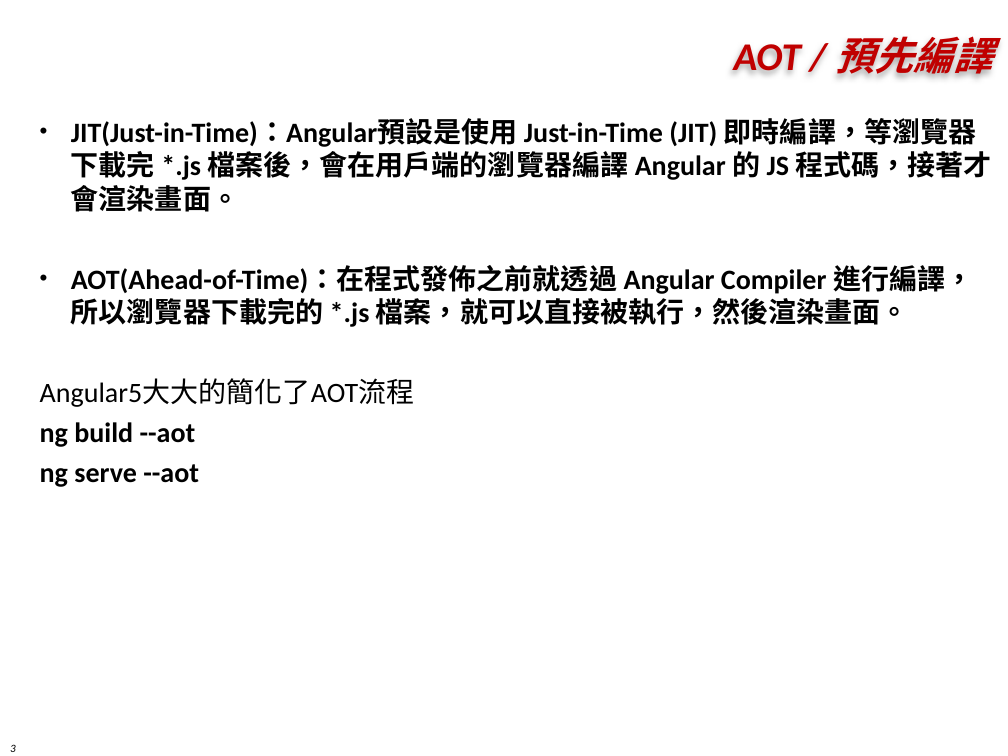
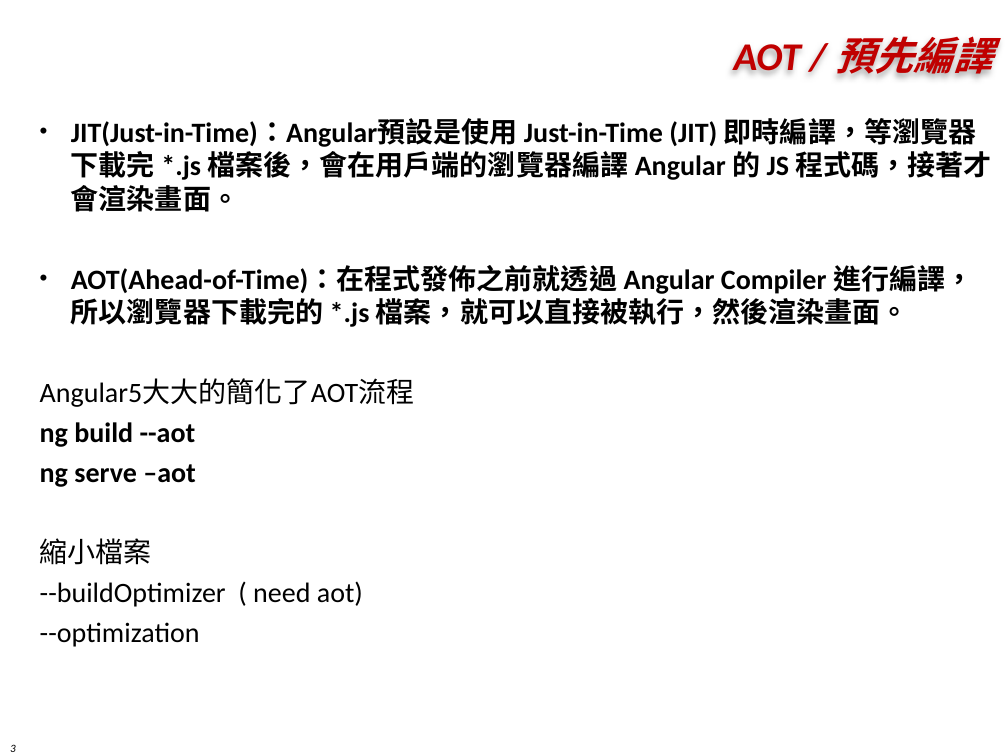
Before and after one commit to markku636/angular8study, a slide deck: slide 3 of ppt/angular_performance.pptx. Drawn at 1008x756 pixels with LibreOffice and Linux fonts; fonts in the diff are those of the drawing; background and template pictures are left out. Boxes give left, top, right and bottom in pixels: in the first picture for what was removed or moved away, otherwise in the second. Text is boxed around its words. In the diff, an @@ line names an element or a change of style, - is before the commit and + after.

```diff
--- a/ppt/angular_performance.pptx
+++ b/ppt/angular_performance.pptx
@@ text at [40,464,363,647]: text changed; bold off @@
-ng serve --aot
+ng serve –aot
+縮小檔案
+--buildOptimizer ( need aot)
+--optimization
```
Also in this commit, not shown: 2 other slides changed, 39 other files.
